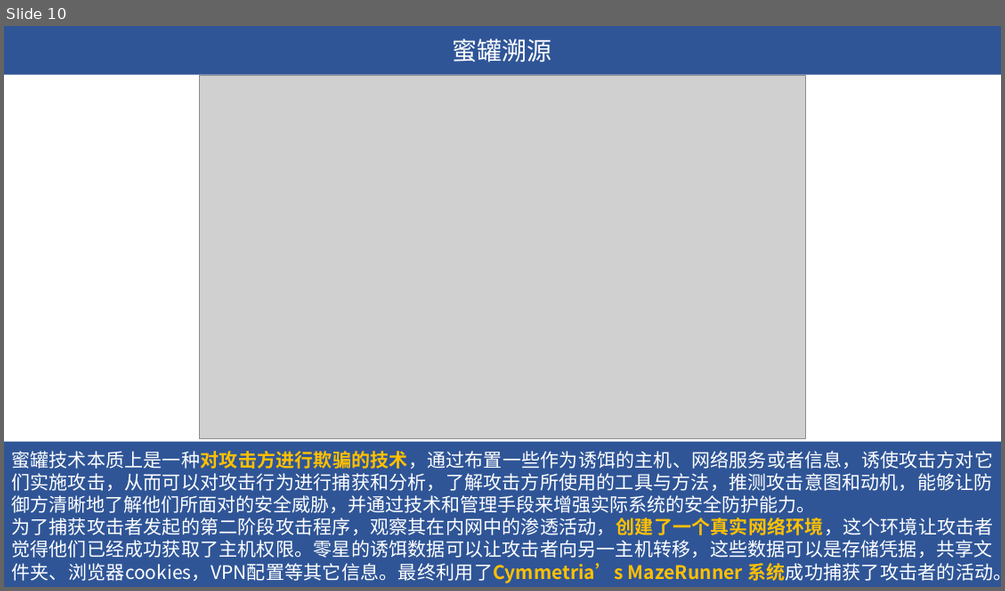
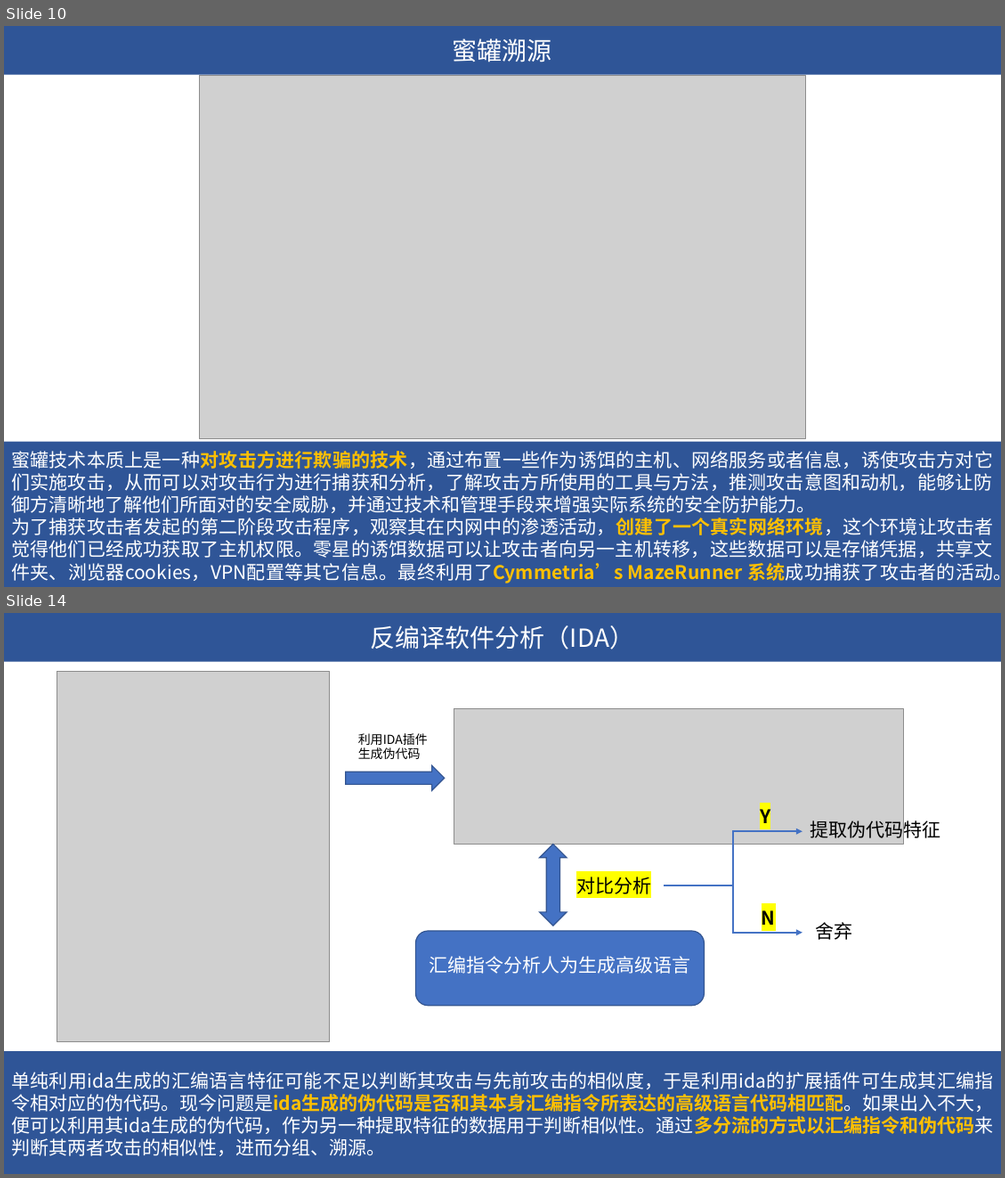
Before and after one commit to Information-security-group/Project-materials, a slide deck: APT项目/进度汇报/APT复现汇报PPT.pptx. Shown one above the other, each under a label of ours: slide 10 before the commit, slides 10 and 14 after it; the slides between them are not shown. The pictures are 1005x591 and 1005x1178 pixels, drawn with LibreOffice and Linux fonts; fonts in the diff are those of the drawing; grey boxes stand for pictures. Boxes give left, top, right and bottom in pixels: in the first picture for what was removed or moved away, otherwise in the second. Text is boxed around its words. In the diff, an @@ line names an element or a change of style, - is before the commit and + after.

```diff
--- a/APT项目/进度汇报/APT复现汇报PPT.pptx
+++ b/APT项目/进度汇报/APT复现汇报PPT.pptx
@@ slide 14 added at (4, 613, 1001, 1174), background #FFFFFF @@
@@ rectangle added at (4, 613, 1001, 662), fill #2F5597, 24 pt, text #FFFFFF @@
+反编译软件分析（IDA）
@@ picture added at (57, 672, 330, 1041) @@
@@ picture added at (453, 709, 903, 844) @@
@@ text added at (358, 733, 428, 745), 12 pt, text #000000 @@
+利用IDA插件生成伪代码
@@ right arrow added at (346, 765, 445, 791), fill #4472C4, outline #325491 1 pt @@
@@ text added at (760, 809, 770, 823), 18 pt, text #000000, bold @@
+Y
@@ text added at (810, 818, 941, 841), 18 pt, text #000000 @@
+提取伪代码特征
@@ up down arrow added at (540, 844, 566, 925), fill #4472C4, outline #325491 1 pt @@
@@ elbow arrow added from (664, 885) to (802, 831), #4472C4 1.5 pt @@
@@ text added at (576, 876, 651, 894), 18 pt, text #000000 @@
+对比分析
@@ elbow arrow added from (664, 885) to (802, 933), #4472C4 1.5 pt @@
@@ rounded rectangle added at (415, 931, 704, 1005), fill #4472C4, outline #325491 1 pt, 18 pt, text #FFFFFF @@
+汇编指令分析人为生成高级语言
@@ text added at (761, 910, 776, 925), 18 pt, text #000000, bold @@
+N
@@ text added at (816, 922, 853, 940), 18 pt, text #000000 @@
+舍弃
@@ rectangle added at (4, 1051, 1001, 1174), fill #2F5597, 18 pt, text #FFFFFF @@
+单纯利用ida生成的汇编语言特征可能不足以判断其攻击与先前攻击的相似度，于是利用ida的扩展插件可生成其汇编指令相对应的伪代码。现今问题是ida生成的伪代码是否和其本身汇编指令所表达的高级语言代码相匹配。如果出入不大，便可以利用其ida生成的伪代码，作为另一种提取特征的数据用于判断相似性。通过多分流的方式以汇编指令和伪代码来判断其两者攻击的相似性，进而分组、溯源。
```
Also in this commit, not shown: 4 other slides added, 1 other file.
